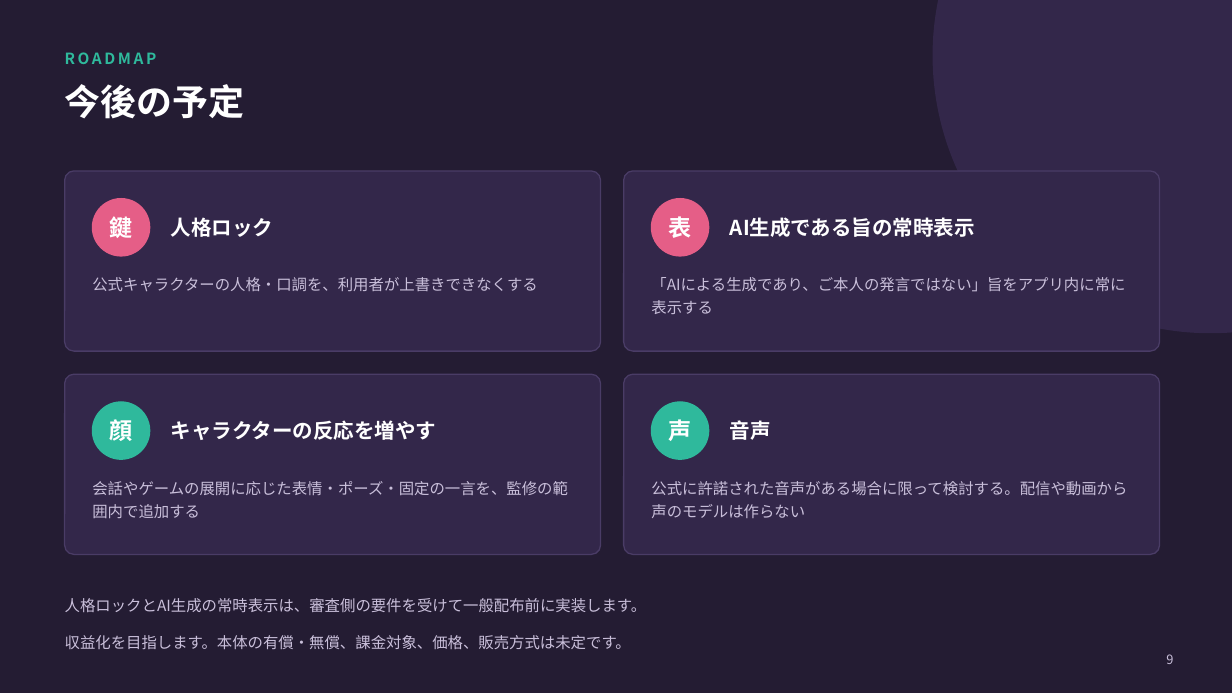
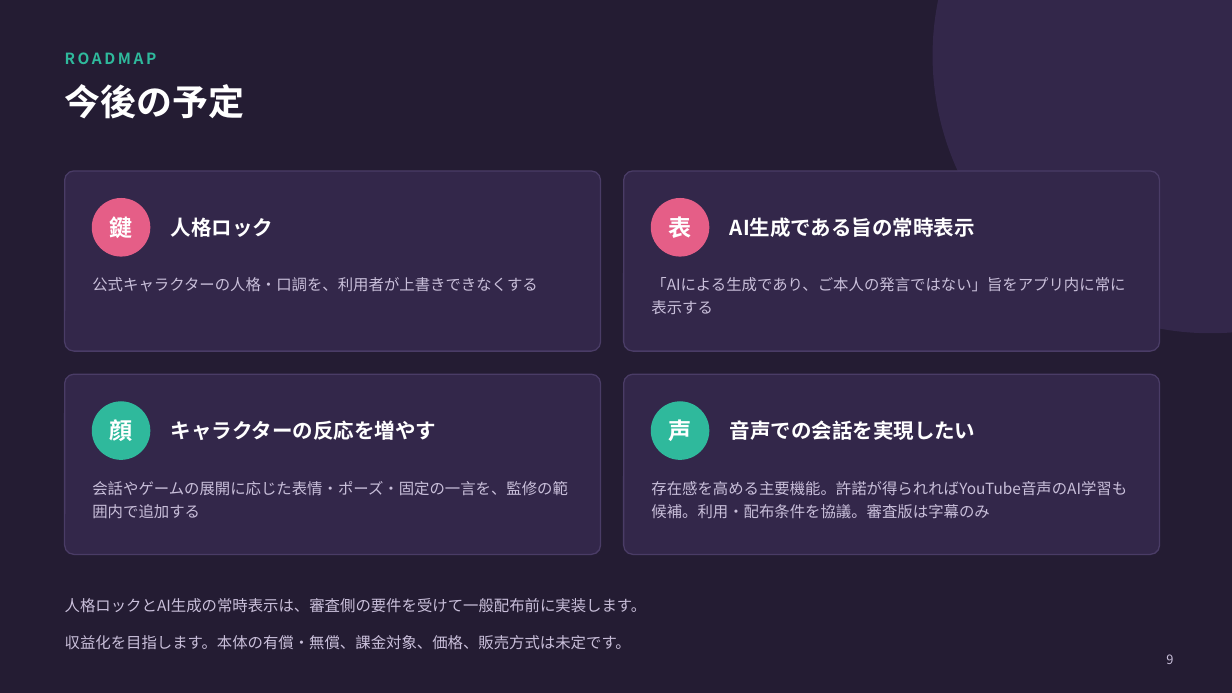
Before and after one commit to benybeny777/PicoAgent, a slide deck: slide 9 of docs/HOLO-INDIE-PLAN.pptx. Drawn at 1232x693 pixels with LibreOffice and Linux fonts; fonts in the diff are those of the drawing. Boxes give left, top, right and bottom in pixels: in the first picture for what was removed or moved away, otherwise in the second. Text is boxed around its words. In the diff, an @@ line names an element or a change of style, - is before the commit and + after.

Commit message:
docs: 音声会話と許諾付きAI学習を企画へ反映

```diff
--- a/docs/HOLO-INDIE-PLAN.pptx
+++ b/docs/HOLO-INDIE-PLAN.pptx
@@ text at [730,420,976,440]: text changed @@
-音声
+音声での会話を実現したい
@@ text at [651,481,1127,518]: text changed @@
-公式に許諾された音声がある場合に限って検討する。配信や動画から声のモデルは作らない
+存在感を高める主要機能。許諾が得られればYouTube音声のAI学習も候補。利用・配布条件を協議。審査版は字幕のみ
```
Also in this commit, not shown: 6 other files.
